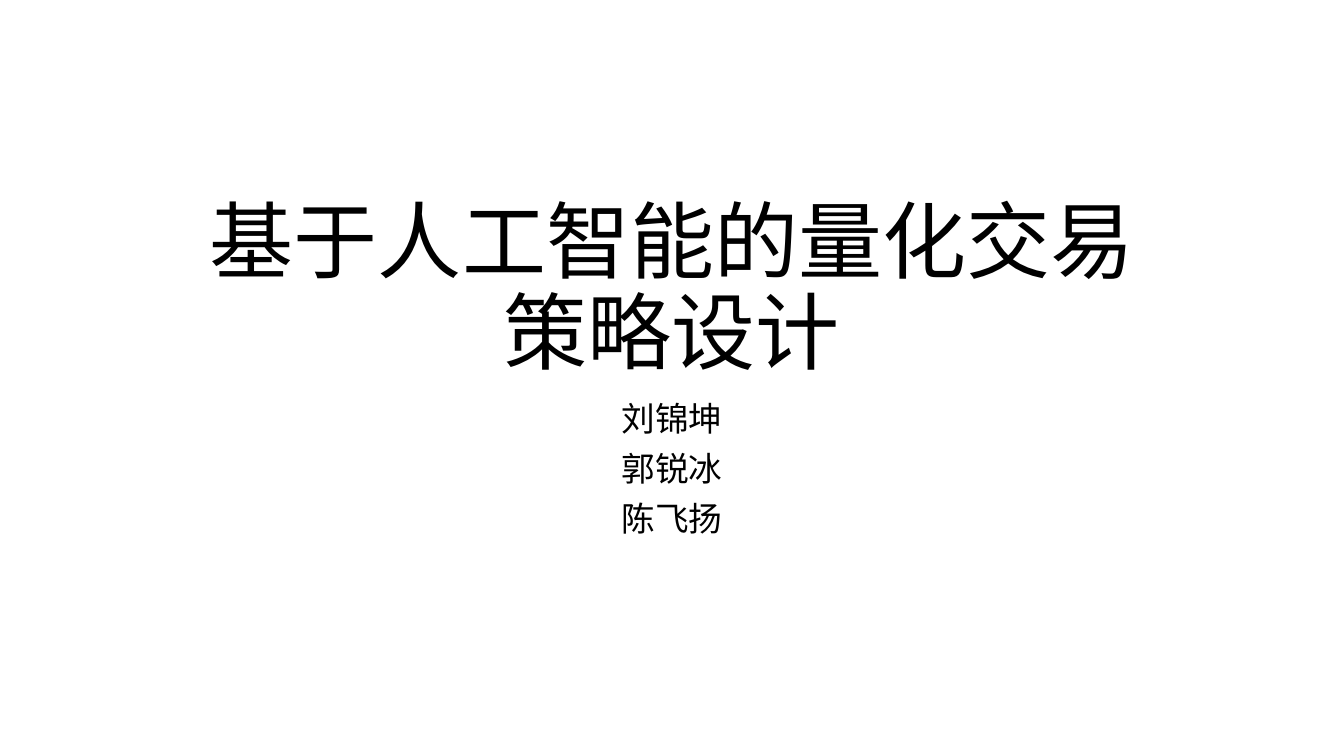
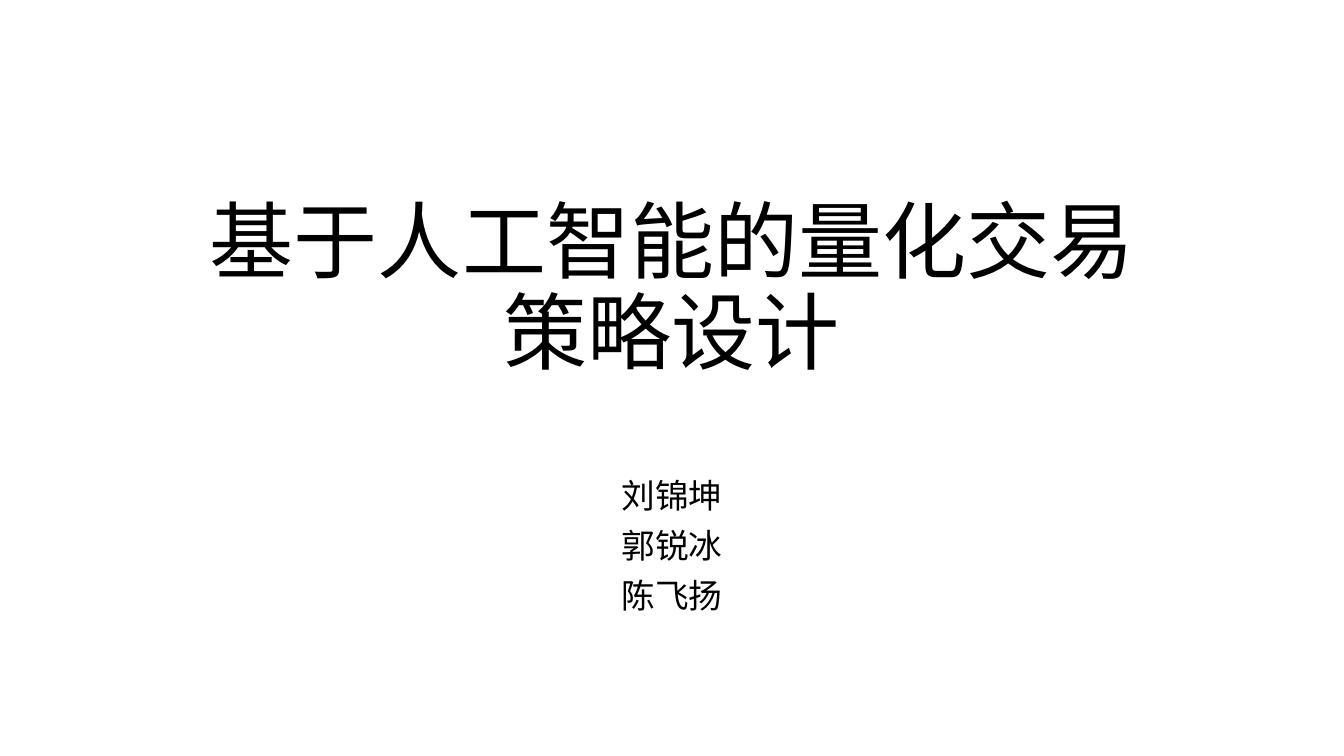
Before and after one commit to Jzzzi/Courses, a slide deck: slide 1 of introToAi/FinalPre/人工智能导论 股票预测.pptx. Drawn at 1344x756 pixels with LibreOffice and Linux fonts; fonts in the diff are those of the drawing. Boxes give left, top, right and bottom in pixels: in the first picture for what was removed or moved away, otherwise in the second. Text is boxed around its words. In the diff, an @@ line names an element or a change of style, - is before the commit and + after.

```diff
--- a/introToAi/FinalPre/人工智能导论 股票预测.pptx
+++ b/introToAi/FinalPre/人工智能导论 股票预测.pptx
@@ subtitle "刘锦坤": place and size @@
-subtitle "刘锦坤" at (622,402,723,534)
+subtitle "刘锦坤" at (622,479,723,611)
```
Also in this commit, not shown: 4 other slides changed, 5 slides added, 1 slide removed, 1 other file.
